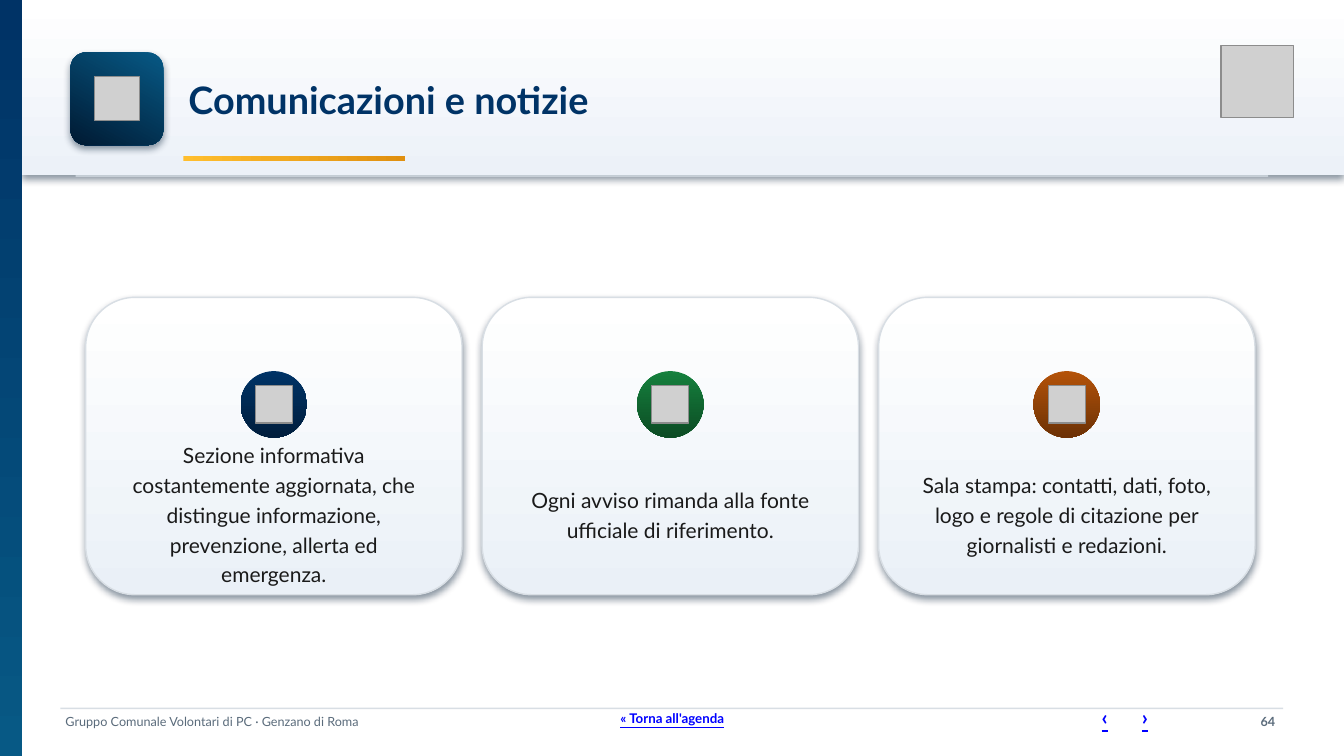
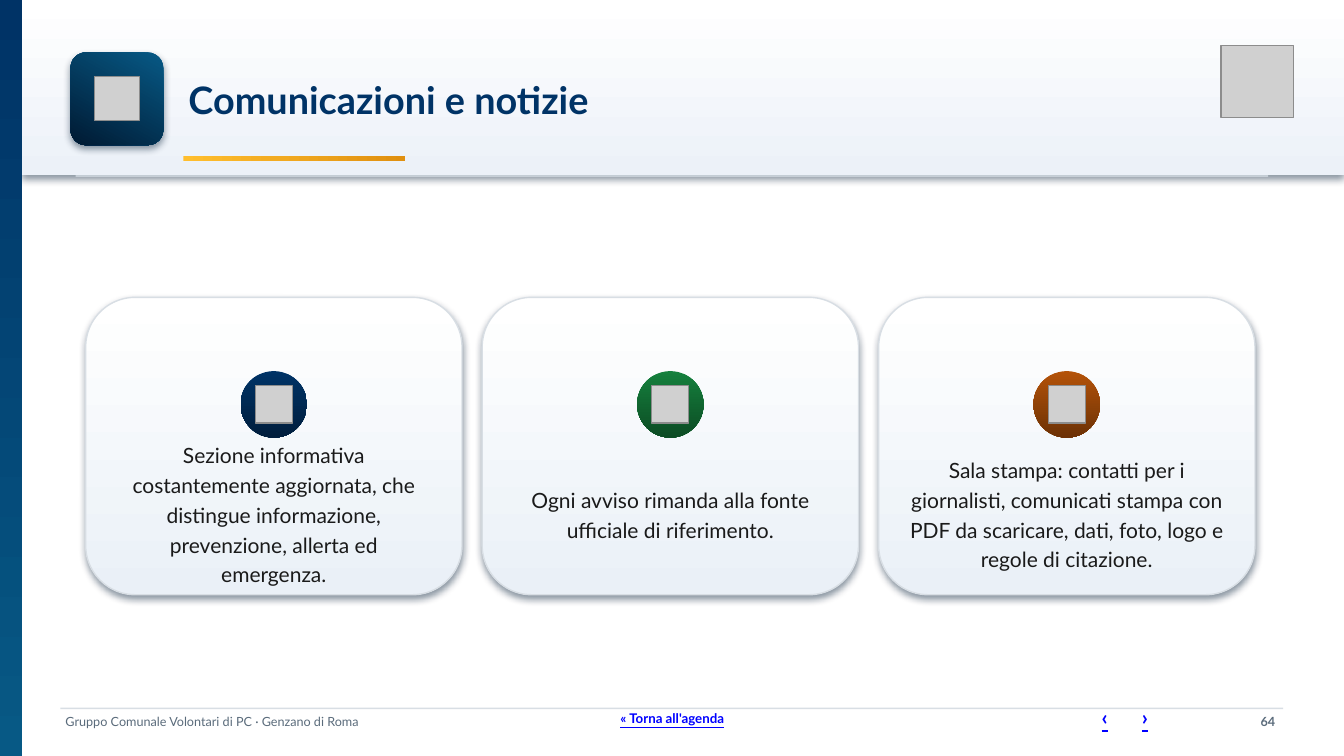
Before and after one commit to SviluppoItaliaDigitale/sito-pc-genzano, a slide deck: slide 64 of static/manuali/presentazione-struttura-sito.pptx. Drawn at 1344x756 pixels with LibreOffice and Linux fonts; fonts in the diff are those of the drawing; grey boxes stand for pictures. Boxes give left, top, right and bottom in pixels: in the first picture for what was removed or moved away, otherwise in the second. Text is boxed around its words. In the diff, an @@ line names an element or a change of style, - is before the commit and + after.

Commit message:
Comunicati stampa nella Sala stampa: archivio con filtro per anno e mese e primo comunicato con PDF
- Sezione /sala-stampa/comunicati/ (indirizzo breve /comunicati-stampa/): un file per comunicato, pagina con il testo approvato identico, «Scarica il comunicato (PDF)», «Copia il testo», lettura ad alta voce, riquadro delle cifre (shortcode comunicato-cifre), recapiti e regole di riuso per le testate.
- Archivio raggruppato per mese, con filtro per anno e mese: due menu con etichetta, attivi con JavaScript, esito annunciato agli screen reader e scelta nell'indirizzo (?anno=&mese=); senza JavaScript si vede tutto. Feed RSS con il PDF allegato.
- Primo comunicato: «Antincendio 2026, la Protezione Civile di Genzano di Roma chiude la campagna con 86 interventi» (16 ottobre 2026), testo identico al documento diffuso, PDF su carta intestata con testata, cifre, recapiti, affiliazioni e cornice di microtesto (scripts/genera-comunicati-pdf.py, con --check).
- Mappa del sito e assistente virtuale con l'archivio; inventario dei PDF aggiornato; presentazione del sito rigenerata (licenza e Sala stampa); rule 04a e registro degli strumenti.

```diff
--- a/static/manuali/presentazione-struttura-sito.pptx
+++ b/static/manuali/presentazione-struttura-sito.pptx
@@ text at [910, 462, 1223, 571]: text changed @@
-Sala stampa: contatti, dati, foto, logo e regole di citazione per giornalisti e redazioni.
+Sala stampa: contatti per i giornalisti, comunicati stampa con PDF da scaricare, dati, foto, logo e regole di citazione.
```
Also in this commit, not shown: 1 other slide changed, 20 other files.
